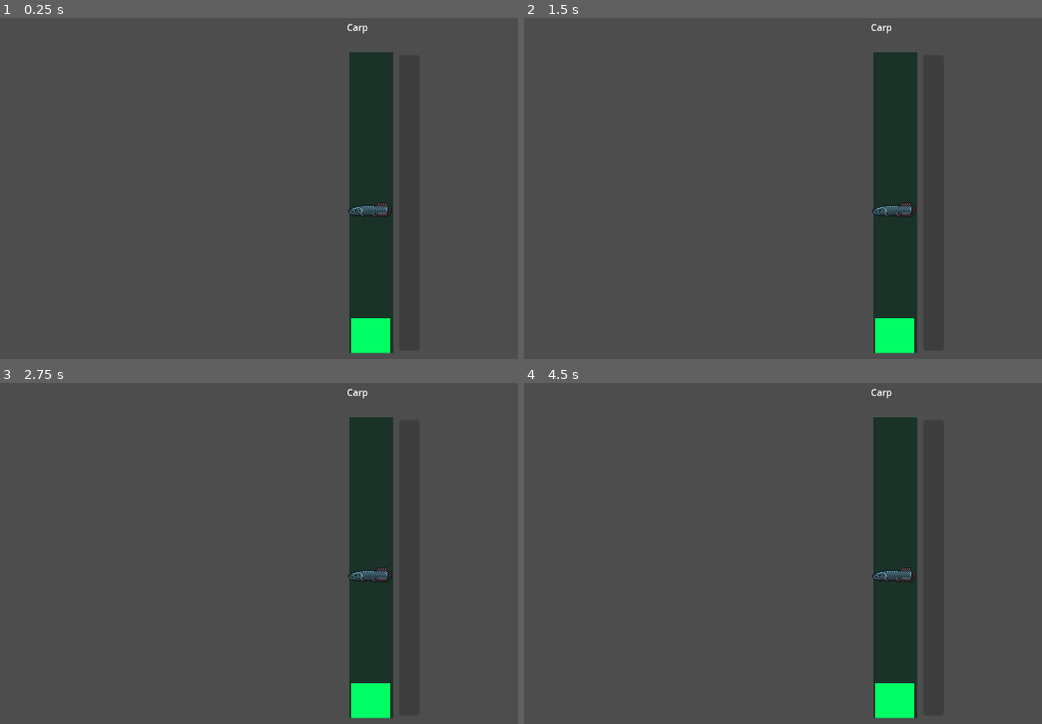
Above: before the commit, frames 1-4 (two rows, left to right).
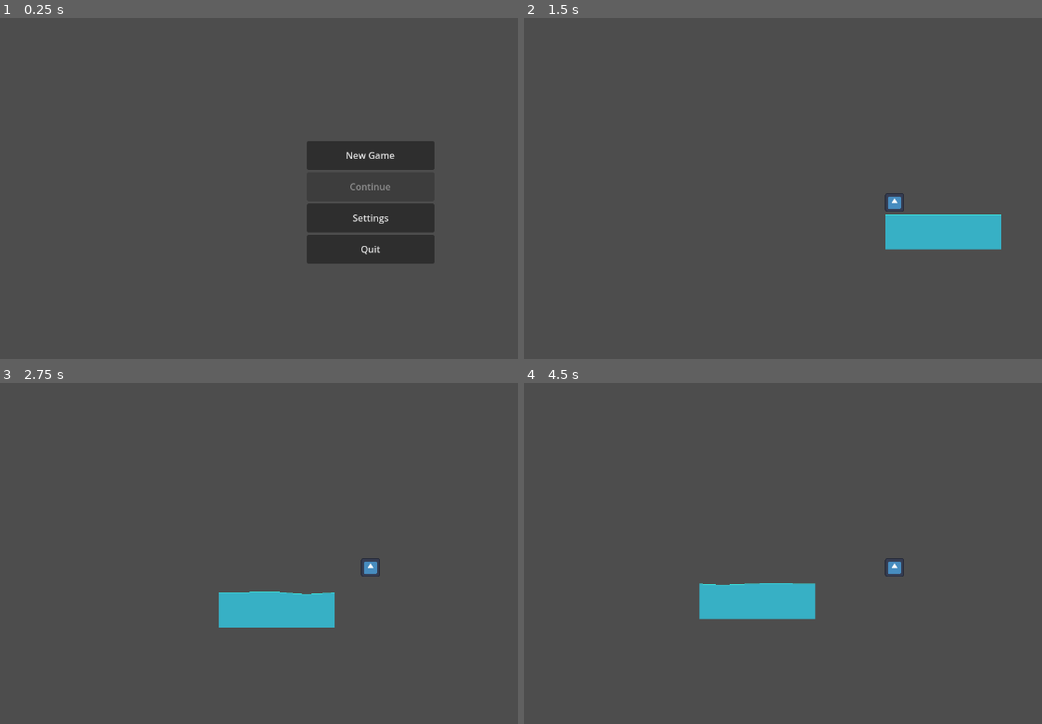
Above: after the commit, the same moments.

Repository: comma-elsewhere/trick-or-treat
Game: Godot game, scene res://scenes/gui/fishing_minigame.tscn
Two runs of this game, one before a commit and one after it. Both use one fixed random seed, a clock stepped at 60 frames per second and the inputs below. The engine's default icon, where the game draws it, is replaced by a stand-in: a white triangle on a blue panel in a dark square.
Inputs (mouse positions are in pixels of both pictures, inside the frame that each line leads up to):
- Up to frame 1 (0.25 s): no input
- Up to frame 2 (1.5 s): click (896, 154) at 0.5 s, where only the run after the commit has a clickable "New Game"; tap Enter (ui_accept) at 1.25 s; hold D (right) from 1.28 s (still down); tap S (fishing_rod) at 1.35 s
- Up to frame 3 (2.75 s): keep holding D (right); tap W (jump) at 1.52, 2.27 s; tap E (interact) at 2.1 s
- Up to frame 4 (4.5 s): release D (right) at 2.78 s; hold A (left) 2.78-3.53 s; tap S (fishing_rod) at 2.85, 4.35 s; hold D (right) from 3.53 s (still down); tap E (interact) at 3.6 s; tap W (jump) at 3.77 s

The runs differ from the first frame. In frame 1, 8.8% of the frame differs, in the area x 59-84%, y 1-99%; in frame 2, 9.1%; in frame 3, 9.7%; in frame 4, 9.8%, in the area x 33-76%, y 1-99%.

Commit message:
fixing bug hopefully

Diff:
--- a/project.godot
+++ b/project.godot
@@ -12,8 +12,13 @@
 
 config/name="Fish or Treat"
 run/main_scene="uid://tr141j3qjva"
+run/main_scene="uid://cppk3mbfwi7ge"
 config/features=PackedStringArray("4.5", "GL Compatibility")
 config/icon="res://icon.svg"
+
+[audio]
+
+buses/default_bus_layout="res://resources/default_bus_layout.tres"
 
 [autoload]
 
Not shown: 1 places in default_bus_layout.tres that only renumber resources
